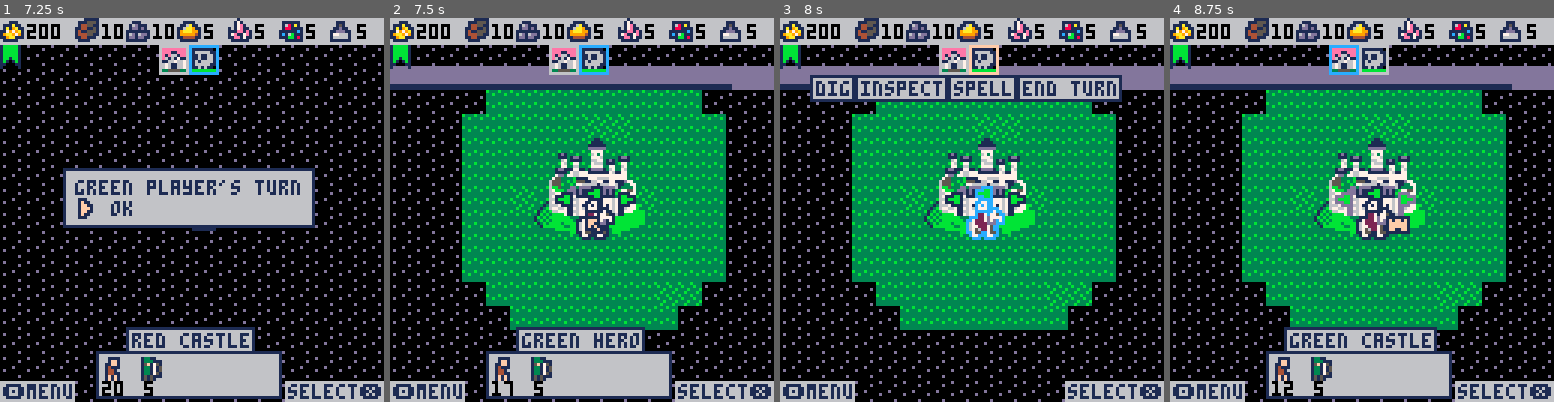
Above: before the commit, frames 1-4 (left to right).
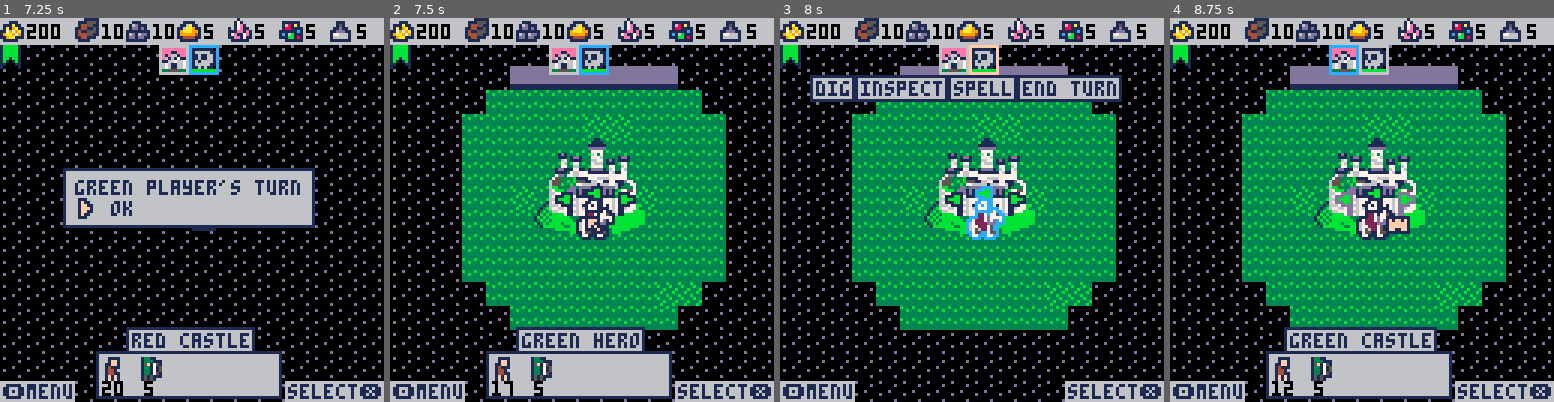
Above: after the commit, the same moments.

Repository: pvan/pico8
Game: PICO-8 cartridge heroes.p8
The game is run twice, just before and just after one commit, with the same random seed, the same clock (stepped at 60 frames per second) and the same inputs.
Inputs:
- Up to frame 1 (7.25 s): tap O (Z key) at 0.33, 0.7, 1.43, 2.22, 3.1, 3.98, 4.87, 5.75, 6.63 s; tap X (X key) at 1.07, 2.07, 2.4, 2.73, 3.07, 3.4, 3.73, 4.07, 4.4, 4.73, 5.07, 5.4, 5.73, 6.07, 6.4, 6.73, 7.07 s; hold Left 1.97-2.37 s; hold Down 2.42-2.82 s; hold Right 2.87-3.53 s; hold Up 3.58-4.08 s; hold Right 4.13-4.53 s; hold Down 4.58-5.08 s; hold Left 5.13-5.8 s; hold Up 5.85-6.18 s; hold Left 6.23-6.63 s; hold Down 6.68-7.08 s; hold Right from 7.13 s (still down)
- Up to frame 2 (7.5 s): keep holding Right; tap X (X key) at 7.4 s
- Up to frame 3 (8 s): tap O (Z key) at 7.52 s; tap X (X key) at 7.73 s; release Right at 7.8 s; hold Up from 7.85 s (still down)
- Up to frame 4 (8.75 s): tap X (X key) at 8.07, 8.4, 8.73 s; release Up at 8.35 s; tap O (Z key) at 8.4 s; hold Right from 8.4 s (still down)

Frame 1 is identical in both runs. In frame 2, 3.3% of the frame differs, in the area x 0-100%, y 12-19%; in frame 3, 1.9%; in frame 4, 3.3%.

Commit message:
heroes: fix pt2i hashing function
we were using shr(), arithmetic shift,
which fills in the top bits with more of what's already there
(this preserves the sign of the resulting number)

but we want lshr(), logical shift,
which will fill in the top bit with 0s
(this is what we want since we're ANDing the x value into those bits)

the bug would happen with any negative y value,
since it was filling that top bit in with 1 instead of 0,
we'd get (for example with -1) 0xffff.ffff instead of 0x0000.ffff
this would corrupt our x value when we'd AND them together

we could get a kind of a similar error in the other direction
if our x value started with a decimal value like 0x0002.3426
we could prevent this by casting the input x to int,
but not really worth the tokens on this project

Diff:
--- a/heroes.p8
+++ b/heroes.p8
@@ -829,7 +829,7 @@
 --recall pico numbers are stored
 --like so: 1:15:16 sign:whole:decimal
 function pt2i(p)
- return bor(p.x,shr(p.y,16))
+ return bor(p.x,lshr(p.y,16))
 end
 --function i2pt(i)
 -- local x=band(i,0b1111111111111111)
